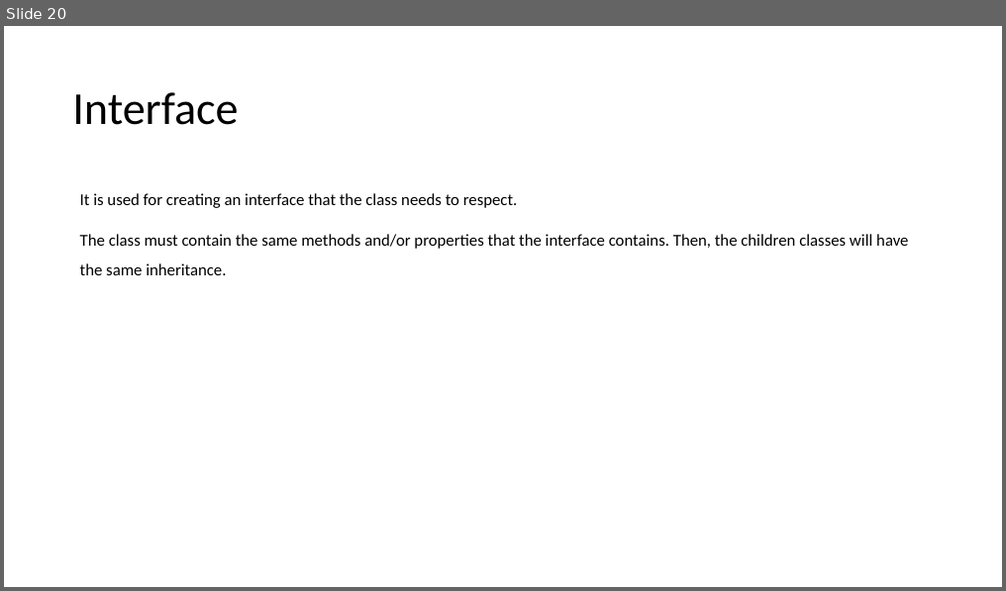
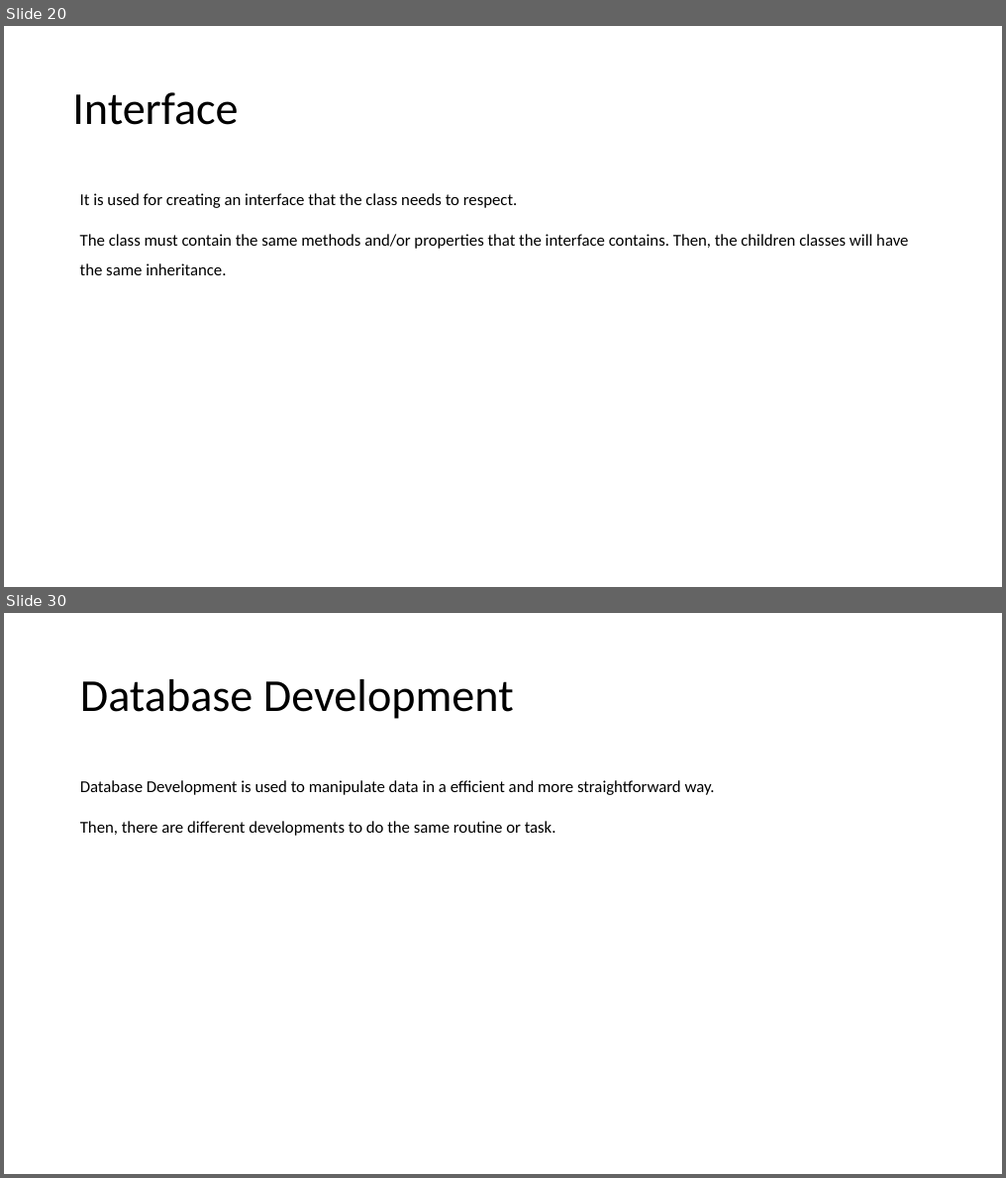
Before and after one commit to abelcondear/course, a slide deck: english/software-engineer.pptx. Shown one above the other, each under a label of ours: slide 20 before the commit, slides 20 and 30 after it; the slides between them are not shown. The pictures are 1006x591 and 1006x1178 pixels, drawn with LibreOffice and Linux fonts; fonts in the diff are those of the drawing. Boxes give left, top, right and bottom in pixels: in the first picture for what was removed or moved away, otherwise in the second. Text is boxed around its words. In the diff, an @@ line names an element or a change of style, - is before the commit and + after.

```diff
--- a/english/software-engineer.pptx
+++ b/english/software-engineer.pptx
@@ slide 30 added at bbox=[4, 613, 1002, 1174], background #FFFFFF @@
@@ title added at bbox=[80, 679, 514, 719], 44 pt, text #000000 @@
+Database Development
@@ text added at bbox=[80, 780, 715, 836], 16 pt, text #000000 @@
+Database Development is used to manipulate data in a efficient and more straightforward way.
+Then, there are different developments to do the same routine or task.
```
Also in this commit, not shown: 22 other slides added, 1 other file.
